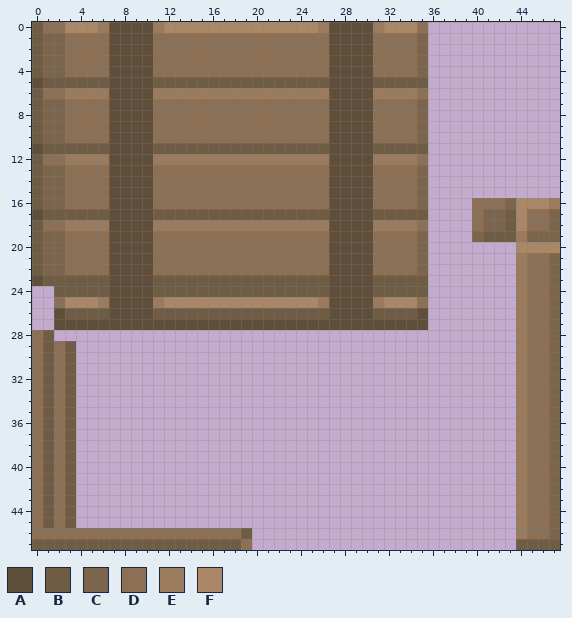
A pixel-art sprite gets an edit: src/assets/gauntlet/textures/decoration/obstacles/plank_barricade.png. The first picture shows the starting point.
The file is 48x48 pixels.
Palette (. is transparent): A #5e4e3a  B #6f5c44  C #7c654d  D #8c7056  E #9a7b5e  F #aa8767
Pixels before, first column x 0:
 0 BDDFFFEAAAAEFFFFFFFFFFFFFFEAAAAEFFFD............
 1 BCCDDDDAAAADDDDDDDDDDDDDDDDAAAADDDDC............
 2 BCCDDDDAAAADDDDDDDDDDDDDDDDAAAADDDDC............
 3 BCCDDDDAAAADDDDDDDDDDDDDDDDAAAADDDDC............
 4 BCCDDDDAAAADDDDDDDDDDDDDDDDAAAADDDDC............
 5 ABBBBBBAAAABBBBBBBBBBBBBBBBAAAABBBBB............
 6 BDDEEEEAAAAEEEEEEEEEEEEEEEEAAAAEEEED............
 7 BCCDDDDAAAADDDDDDDDDDDDDDDDAAAADDDDC............
 8 BCCDDDDAAAADDDDDDDDDDDDDDDDAAAADDDDC............
 9 BCCDDDDAAAADDDDDDDDDDDDDDDDAAAADDDDC............
10 BCCDDDDAAAADDDDDDDDDDDDDDDDAAAADDDDC............
11 ABBBBBBAAAABBBBBBBBBBBBBBBBAAAABBBBB............
12 BDDEEEEAAAAEEEEEEEEEEEEEEEEAAAAEEEED............
13 BCCDDDDAAAADDDDDDDDDDDDDDDDAAAADDDDC............
14 BCCDDDDAAAADDDDDDDDDDDDDDDDAAAADDDDC............
15 BCCDDDDAAAADDDDDDDDDDDDDDDDAAAADDDDC............
16 BCCDDDDAAAADDDDDDDDDDDDDDDDAAAADDDDC....DDDCFFFE
17 ABBBBBBAAAABBBBBBBBBBBBBBBBAAAABBBBB....DCCBFDDC
18 BDDEEEEAAAAEEEEEEEEEEEEEEEEAAAAEEEED....DCCBFDDC
19 BCCDDDDAAAADDDDDDDDDDDDDDDDAAAADDDDC....CBBBECCC
20 BCCDDDDAAAADDDDDDDDDDDDDDDDAAAADDDDC........FFFF
21 BCCDDDDAAAADDDDDDDDDDDDDDDDAAAADDDDC........EDDC
22 BCCDDDDAAAADDDDDDDDDDDDDDDDAAAADDDDC........EDDC
23 ABBBBBBAAAABBBBBBBBBBBBBBBBAAAABBBBB........EDDC
24 ..BBBBBAAAABBBBBBBBBBBBBBBBAAAABBBBB........EDDC
25 ..DFFFEAAAAEFFFFFFFFFFFFFFEAAAAEFFFD........EDDC
26 ..ABBBBAAAABBBBBBBBBBBBBBBBAAAABBBBA........EDDC
27 ..AAAAAAAAAAAAAAAAAAAAAAAAAAAAAAAAAA........EDDC
28 DB..........................................EDDC
29 DBDB........................................EDDC
30 DBDB........................................EDDC
31 DBDB........................................EDDC
32 DBDB........................................EDDC
33 DBDB........................................EDDC
34 DBDB........................................EDDC
35 DBDB........................................EDDC
36 DBDB........................................EDDC
37 DBDB........................................EDDC
38 DBDB........................................EDDC
39 DBDB........................................EDDC
40 DBDB........................................EDDC
41 DBDB........................................EDDC
42 DBDB........................................EDDC
43 DBDB........................................EDDC
44 DBDB........................................EDDC
45 DBDB........................................EDDC
46 DDDDDDDDDDDDDDDDDDDB........................EDDC
47 BBBBBBBBBBBBBBBBBBBD........................BBBB
After:
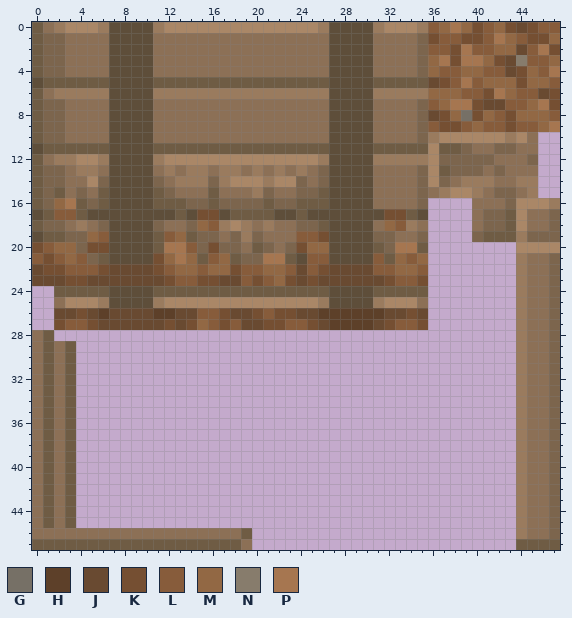
Colours new in this view: G #767066  H #5d4029  J #694a31  K #754f32  L #875c3b  M #926844  N #877c6c  P #a67650
The edit:
Changed rows in their new state; - is an unchanged pixel.
first column x 0:
 0 --E--------------------------------ELMPMKLMKJKLL
 1 ------------------------------------KLLKKLPMLKKM
 2 ------------------------------------LLKPLLMMJLPK
 3 ------------------------------------MPKPPMKJNLLM
 4 ------------------------------------MLLMMLLJKMLP
 5 ------------------------------------JKLPLMMMKMML
 6 --E--------------------------------EMMMLLKPMLLJK
 7 ------------------------------------LMPPKJJLLMPK
 8 ------------------------------------JKMGKMLKMMML
 9 ------------------------------------LKKLMLLKLLMP
10 ------------------------------------EFFFFFFEFD--
11 ------------------------------------FBBCDDCCDD--
12 --E-FF------FFFFFFFFFFFFFF---------EFCCCCCDDDC--
13 ----EE------E-EE-EE-E-E-E-C---------FBCCCDCDDD--
14 -----FC----C-EEECEFFFEFFC-C---------FCDEEEDDEE--
15 --B-C-B----BC---B---EC--CCB---------DEFFEDCCDE--
16 --MPBCB----BBBCCBCCCCBCCBBB---------------------
17 --LL-AA----AA-AKKA----AA-AA----AKK-A------------
18 -CCD-DC----CDDCML-F-D-DDCCB----DML--------------
19 ABBCCML----BLMBCC-CEC---LLK----CC---------------
20 KLMMCKK----BPPLCKCC-BC-CKMM----BCPPB------------
21 LKLMLCB----KMPMBLMBCCPPBALL----LBMLM------------
22 JKKLLLKJJJJKLMMLMMKLLMMLJLKJJJJLLMML------------
23 JJJKKJJJJJJJKLLKKJJLKLMKJKJJJJJJKLLK------------
26 --JJKJHJJJJHHJJLLKJJKLKKJJHHHHHHJJKJ------------
27 --KLLKJJJJJJKJKMLKLJJKKLLKJHHHHJKLLK------------
